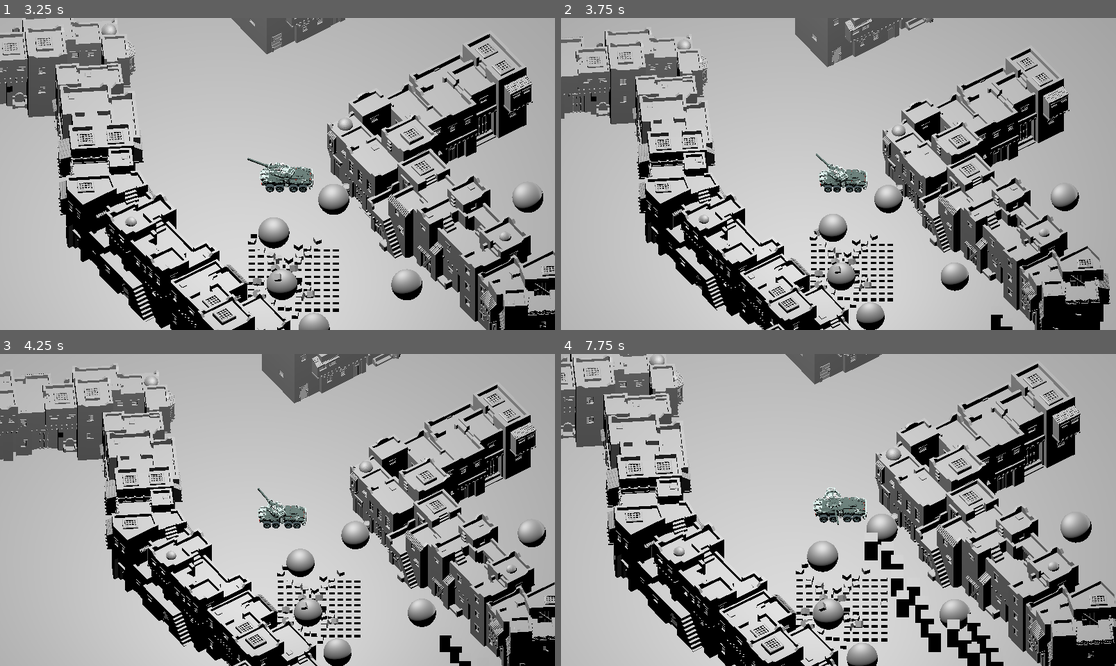
Above: before the commit, frames 1-4 (two rows, left to right).
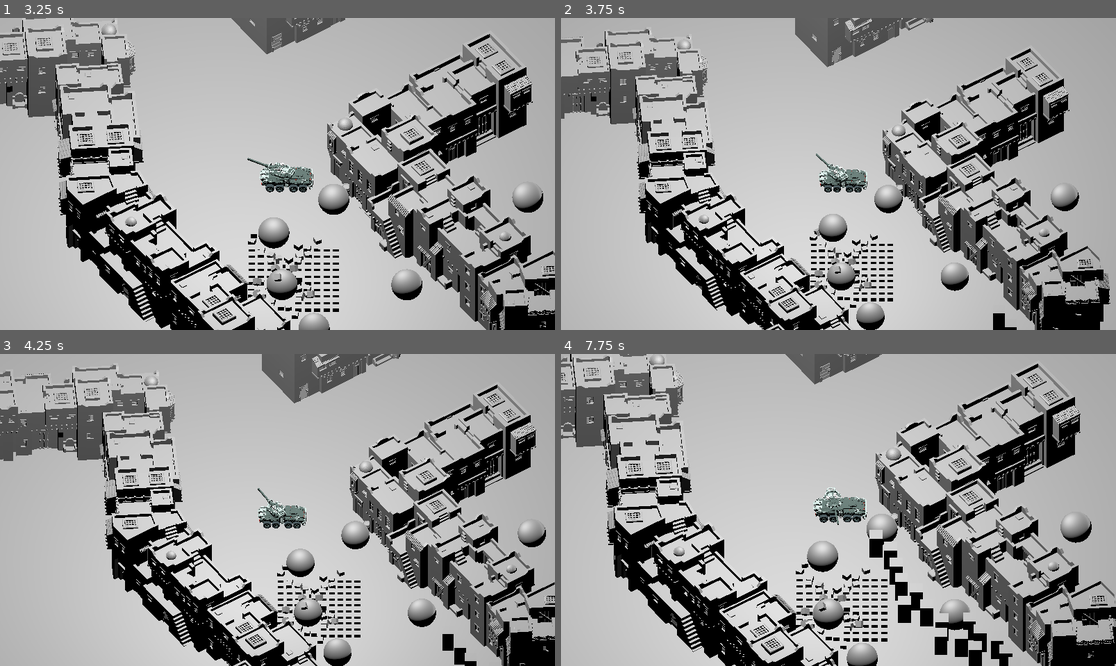
Above: after the commit, the same moments.

Repository: thelazyone/godot_topdown_shooter
Game: Godot game, scene res://world.tscn
Same seed, same stepped clock (60 frames per second), same inputs: the game is played once before the commit and once after it.
Inputs (mouse positions are in pixels of both pictures, inside the frame that each line leads up to):
- Up to frame 1 (3.25 s): tap Enter (ui_accept) at 0.5, 0.77 s; move the mouse to (249, 236) at 0.52 s; hold W (forward) 0.53-1.25 s; hold Shift (boost) 0.53-1.25 s; click (249, 236) at 0.67 s; drag from (444, 220) to (249, 236) at 1.27 s; move the mouse to (111, 127) at 2.02 s; hold A (steer_left) 2.03-2.75 s; hold 2 (wpn_2) 2.03-2.75 s; drag from (305, 174) to (111, 127) at 2.77 s
- Up to frame 2 (3.75 s): move the mouse to (755, 96) at 3.52 s; hold S (backwards) from 3.53 s (still down); tap Mouse wheel down (zoom_out) at 3.6 s
- Up to frame 3 (4.25 s): keep holding S (backwards); tap Enter (ui_accept) at 3.77 s
- Up to frame 4 (7.75 s): release S (backwards) at 4.25 s; drag from (960, 494) to (755, 432) at 4.27 s; move the mouse to (727, 525) at 5.02 s; hold W (forward) 5.03-5.75 s; hold 1 (wpn_1) 5.03-5.75 s; click (727, 525) at 5.17 s; drag from (894, 441) to (727, 525) at 5.77 s; move the mouse to (810, 572) at 6.52 s; hold D (steer_right) 6.53-7.25 s; tap Mouse wheel up (zoom_in) at 6.6 s; tap Enter (ui_accept) at 6.77 s; drag from (1005, 556) to (810, 572) at 7.27 s

Frame 1 is identical in both runs. In frame 2, less than 0.1% of the frame differs, in the area x 77-83%, y 94-100%; in frame 3, 0.2%; in frame 4, 1.6%, in the area x 51-82%, y 56-100%.

Commit message:
enemies react to explosions

Diff:
--- a/autoloads/geometry.gd
+++ b/autoloads/geometry.gd
@@ -14,3 +14,6 @@
 
 func space_to_plane(pos_3d):
 	return Vector2(pos_3d.x, pos_3d.z)
+
+func space_to_space_flat(pos_2d):
+	return Vector3(pos_2d.x, 0, pos_2d.z)
--- a/levels/test_level/test_level.tscn
+++ b/levels/test_level/test_level.tscn
@@ -23,12 +23,6 @@
 [sub_resource type="ConvexPolygonShape3D" id="ConvexPolygonShape3D_qu2sr"]
 points = PackedVector3Array(-23.3466, 0.447031, -105.739, 5.24805, 19.2078, -12.6896, -26.3914, -1.12655, -12.6896, -33 …(808 unchanged characters)…
 
-[sub_resource type="ConvexPolygonShape3D" id="ConvexPolygonShape3D_jrt5c"]
-points = PackedVector3Array(-29.6064, 16.9531, -10.3173, -80.6389, 32.7676, 27.992, -76.48, 0.6244, 26.241, 2.98654, -1.12655, -8.163, -80.6389, -1.12655, 0.876843, -10.696, 0.335251, 28.6084, -80.6389, 32.7676, 0.876843, -14.5788, 33.7651, -9.00222, -1.53648, 25.9894, 27.992, 5.24805, 19.2078, -12.6896, -71.5928, 12.4368, 32.5141, -12.8356, 35.0328, 5.39898, -80.6389, 28.2476, -3.64087, -27.5822, 0.771072, -10.3173, -26.3963, 25.9894, 32.5141, -30.9193, 35.0328, -10.4285, -26.3963, 30.5094, 30.253, -4.23263, 0.221539, 24.5514, -80.6389, 14.6949, -3.64087, 0.725029, 28.2476, 9.91226, -0.72115, 27.8225, -9.66285, 5.24805, 10.175, -8.163, -71.5928, 21.466, 32.5141, 0.451629, -3.55271e-15, -11.2812, -8.32101, 16.9531, 30.253, -64.8167, 32.7676, 27.992, -30.9193, 35.0328, 5.39898, 5.24805, 19.2078, -8.163, -6.0595, 28.2476, 25.7309)
-
-[sub_resource type="ConvexPolygonShape3D" id="ConvexPolygonShape3D_mesch"]
-points = PackedVector3Array(-23.3466, 0.447031, -105.739, 5.24805, 19.2078, -12.6896, -26.3914, -1.12655, -12.6896, -33.1733, 32.7676, -82.749, 2.9861, 32.7676, -100.826, 2.9861, -1.12655, -98.5676, -26.9304, 31.1561, -10.3173, 5.24805, -1.12655, -30.7763, -35.4352, 14.6949, -98.5676, -33.1733, 1.13518, -42.0781, -17.2243, 27.611, -109.335, -24.1334, 35.0328, -35.2932, -10.5777, 30.5094, -12.6896, 2.9861, 3.39691, -12.6896, -31.6289, 0.417792, -95.4794, -29.2961, 26.4206, -10.3173, -29.9131, 31.7733, -98.411, -17.2109, 0, -109.039, -30.9074, 14.6949, -107.601, -30.9074, 35.0328, -46.595, -8.3157, 32.7676, -105.353, -2.4429, 29.6005, -37.1114, -29.2961, 16.9531, -10.3173, 2.9861, 7.91683, -100.826, -33.1733, 12.4368, -51.1312, -0.265201, 0, -15.7879, -35.4352, 16.9531, -98.5676, 2.9861, 32.7676, -98.5676, 5.24805, 10.175, -12.6896, 5.24805, 10.175, -26.2595, -35.4352, 16.9531, -96.3092, -31.6289, 31.4167, -95.4794)
-
 [sub_resource type="ConvexPolygonShape3D" id="ConvexPolygonShape3D_babw1"]
 points = PackedVector3Array(-29.6064, 16.9531, -10.3173, -80.6389, 32.7676, 27.992, -76.48, 0.6244, 26.241, 2.98654, -1 …(721 unchanged characters)…
 
@@ -45,6 +39,12 @@
 points = PackedVector3Array(-29.6064, 16.9531, -10.3173, -80.6389, 32.7676, 27.992, -76.48, 0.6244, 26.241, 2.98654, -1 …(721 unchanged characters)…
 
 [sub_resource type="ConvexPolygonShape3D" id="ConvexPolygonShape3D_6miuf"]
+points = PackedVector3Array(-23.3466, 0.447031, -105.739, 5.24805, 19.2078, -12.6896, -26.3914, -1.12655, -12.6896, -33.1733, 32.7676, -82.749, 2.9861, 32.7676, -100.826, 2.9861, -1.12655, -98.5676, -26.9304, 31.1561, -10.3173, 5.24805, -1.12655, -30.7763, -35.4352, 14.6949, -98.5676, -33.1733, 1.13518, -42.0781, -17.2243, 27.611, -109.335, -24.1334, 35.0328, -35.2932, -10.5777, 30.5094, -12.6896, 2.9861, 3.39691, -12.6896, -31.6289, 0.417792, -95.4794, -29.2961, 26.4206, -10.3173, -29.9131, 31.7733, -98.411, -17.2109, 0, -109.039, -30.9074, 14.6949, -107.601, -30.9074, 35.0328, -46.595, -8.3157, 32.7676, -105.353, -2.4429, 29.6005, -37.1114, -29.2961, 16.9531, -10.3173, 2.9861, 7.91683, -100.826, -33.1733, 12.4368, -51.1312, -0.265201, 0, -15.7879, -35.4352, 16.9531, -98.5676, 2.9861, 32.7676, -98.5676, 5.24805, 10.175, -12.6896, 5.24805, 10.175, -26.2595, -35.4352, 16.9531, -96.3092, -31.6289, 31.4167, -95.4794)
+
+[sub_resource type="ConvexPolygonShape3D" id="ConvexPolygonShape3D_k00rq"]
+points = PackedVector3Array(-29.6064, 16.9531, -10.3173, -80.6389, 32.7676, 27.992, -76.48, 0.6244, 26.241, 2.98654, -1.12655, -8.163, -80.6389, -1.12655, 0.876843, -10.696, 0.335251, 28.6084, -80.6389, 32.7676, 0.876843, -14.5788, 33.7651, -9.00222, -1.53648, 25.9894, 27.992, 5.24805, 19.2078, -12.6896, -71.5928, 12.4368, 32.5141, -12.8356, 35.0328, 5.39898, -80.6389, 28.2476, -3.64087, -27.5822, 0.771072, -10.3173, -26.3963, 25.9894, 32.5141, -30.9193, 35.0328, -10.4285, -26.3963, 30.5094, 30.253, -4.23263, 0.221539, 24.5514, -80.6389, 14.6949, -3.64087, 0.725029, 28.2476, 9.91226, -0.72115, 27.8225, -9.66285, 5.24805, 10.175, -8.163, -71.5928, 21.466, 32.5141, 0.451629, -3.55271e-15, -11.2812, -8.32101, 16.9531, 30.253, -64.8167, 32.7676, 27.992, -30.9193, 35.0328, 5.39898, 5.24805, 19.2078, -8.163, -6.0595, 28.2476, 25.7309)
+
+[sub_resource type="ConvexPolygonShape3D" id="ConvexPolygonShape3D_vxgb1"]
 points = PackedVector3Array(-23.3466, 0.447031, -105.739, 5.24805, 19.2078, -12.6896, -26.3914, -1.12655, -12.6896, -33 …(808 unchanged characters)…
 
 [node name="test_level" type="Node3D"]
@@ -111,19 +111,6 @@
 mesh = ExtResource("3_mpw7p")
 skeleton = NodePath("../Medina1")
 
-[node name="Medina3" type="MeshInstance3D" parent="NavigationRegion3D/StaticBody3D/Medina3"]
-transform = Transform3D(-0.5, 0, -0.866026, 0, 1, 0, 0.866026, 0, -0.5, -10.6714, -0.0737365, 167.677)
-mesh = ExtResource("3_mpw7p")
-skeleton = NodePath("../Medina1")
-
-[node name="@CollisionShape3D@39486" type="CollisionShape3D" parent="NavigationRegion3D/StaticBody3D/Medina3"]
-transform = Transform3D(-0.5, 0, -0.866026, 0, 1, 0, 0.866026, 0, -0.5, -10.6714, -0.0737365, 167.677)
-shape = SubResource("ConvexPolygonShape3D_jrt5c")
-
-[node name="CollisionShape3D" type="CollisionShape3D" parent="NavigationRegion3D/StaticBody3D/Medina3"]
-transform = Transform3D(-0.5, 0, -0.866026, 0, 1, 0, 0.866026, 0, -0.5, -10.6714, -0.0737365, 167.677)
-shape = SubResource("ConvexPolygonShape3D_mesch")
-
 [node name="@CollisionShape3D@35623" type="CollisionShape3D" parent="NavigationRegion3D/StaticBody3D"]
 transform = Transform3D(-1.49012e-07, 0, 1, 0, 1, 0, -1, 0, -1.49012e-07, 12.3587, -0.0737365, 76.7396)
 shape = SubResource("ConvexPolygonShape3D_babw1")
@@ -156,3 +143,16 @@
 [node name="CollisionShape3D2" type="CollisionShape3D" parent="NavigationRegion3D/StaticBody3D"]
 transform = Transform3D(1, 0, -1.78814e-07, 0, 1, 0, 1.78814e-07, 0, 1, 169.069, 0, -162.262)
 shape = SubResource("ConvexPolygonShape3D_6miuf")
+
+[node name="Medina6" type="MeshInstance3D" parent="NavigationRegion3D/StaticBody3D"]
+transform = Transform3D(0.866026, 0, -0.5, 0, 1, 0, 0.5, 0, 0.866026, 180.036, -0.147473, 87.411)
+mesh = ExtResource("3_mpw7p")
+skeleton = NodePath("../Medina1")
+
+[node name="@CollisionShape3D@39304" type="CollisionShape3D" parent="NavigationRegion3D/StaticBody3D"]
+transform = Transform3D(0.866026, 0, -0.5, 0, 1, 0, 0.5, 0, 0.866026, 180.036, -0.147473, 87.411)
+shape = SubResource("ConvexPolygonShape3D_k00rq")
+
+[node name="@CollisionShape3D@39303" type="CollisionShape3D" parent="NavigationRegion3D/StaticBody3D"]
+transform = Transform3D(0.866026, 0, -0.5, 0, 1, 0, 0.5, 0, 0.866026, 180.036, -0.147473, 87.411)
+shape = SubResource("ConvexPolygonShape3D_vxgb1")
--- a/npc/enemy/enemy.gd
+++ b/npc/enemy/enemy.gd
@@ -5,6 +5,7 @@
 @onready var nav_agent = $NavigationAgent3D
 
 const SPEED = 2.0
+const INERTIA = .8
 const JUMP_VELOCITY = 4.5
 
 # Get the gravity from the project settings to be synced with RigidBody nodes.
@@ -14,14 +15,20 @@
 func set_target(new_target):
 	target = new_target
 
+# Adding this to the characterbody - TODO this is not the right way to do this
+# Should be changed as soon as possible.
+func apply_impulse(vector):
+	velocity += Geometry.space_to_space_flat(vector) * 50
+
 
 func _process(delta):
-	velocity = Vector3.ZERO
+	#velocity = Vector3.ZERO
 
 	if target:
 		nav_agent.set_target_position(target.global_transform.origin)
 		var next_nav_point = nav_agent.get_next_path_position()
-		velocity = (next_nav_point - global_transform.origin).normalized() * SPEED
+		velocity *= INERTIA
+		velocity += (1 - INERTIA) * (next_nav_point - global_transform.origin).normalized() * SPEED
 		move_and_slide()
 #
 #func _physics_process(delta):
--- a/npc/enemy/enemy.tscn
+++ b/npc/enemy/enemy.tscn
@@ -8,6 +8,8 @@
 
 [node name="Enemy" type="CharacterBody3D"]
 transform = Transform3D(1, 0, 0, 0, 1, 0, 0, 0, 1, 0, 0.519404, 0)
+collision_layer = 7
+collision_mask = 7
 script = ExtResource("1_d6unm")
 
 [node name="CollisionShape3D" type="CollisionShape3D" parent="."]
--- a/units/tank/tank.gd
+++ b/units/tank/tank.gd
@@ -1,4 +1,8 @@
 extends CharacterBody3D
+
+# TODO TBR
+func apply_impulse(vector):
+	velocity += vector
 
 
 var is_selected = false
--- a/units/units_assets/explosion.gd
+++ b/units/units_assets/explosion.gd
@@ -16,7 +16,7 @@
 
 	var targets = get_overlapping_bodies()
 	for target in targets:
-		if target is RigidBody3D:
+		if target is RigidBody3D or target is CharacterBody3D:
 			print("found target")
 			var direction = (target.global_position - global_position).normalized()
 			var strength = clamp(1/(target.global_position - global_position).length(), 0, 1) * DAMAGE * 0.01
